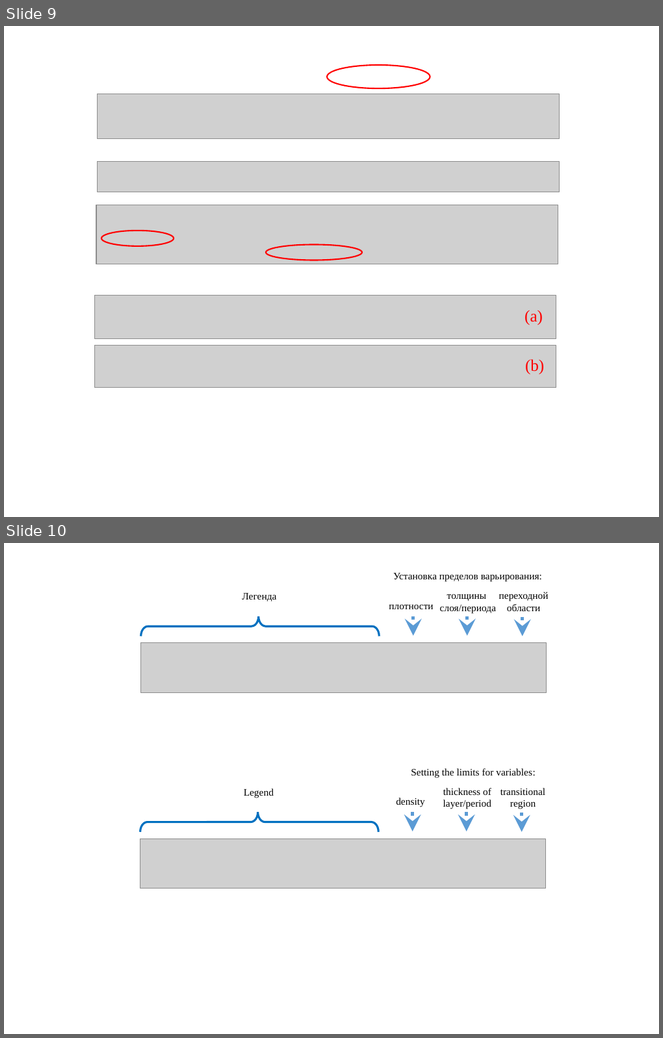
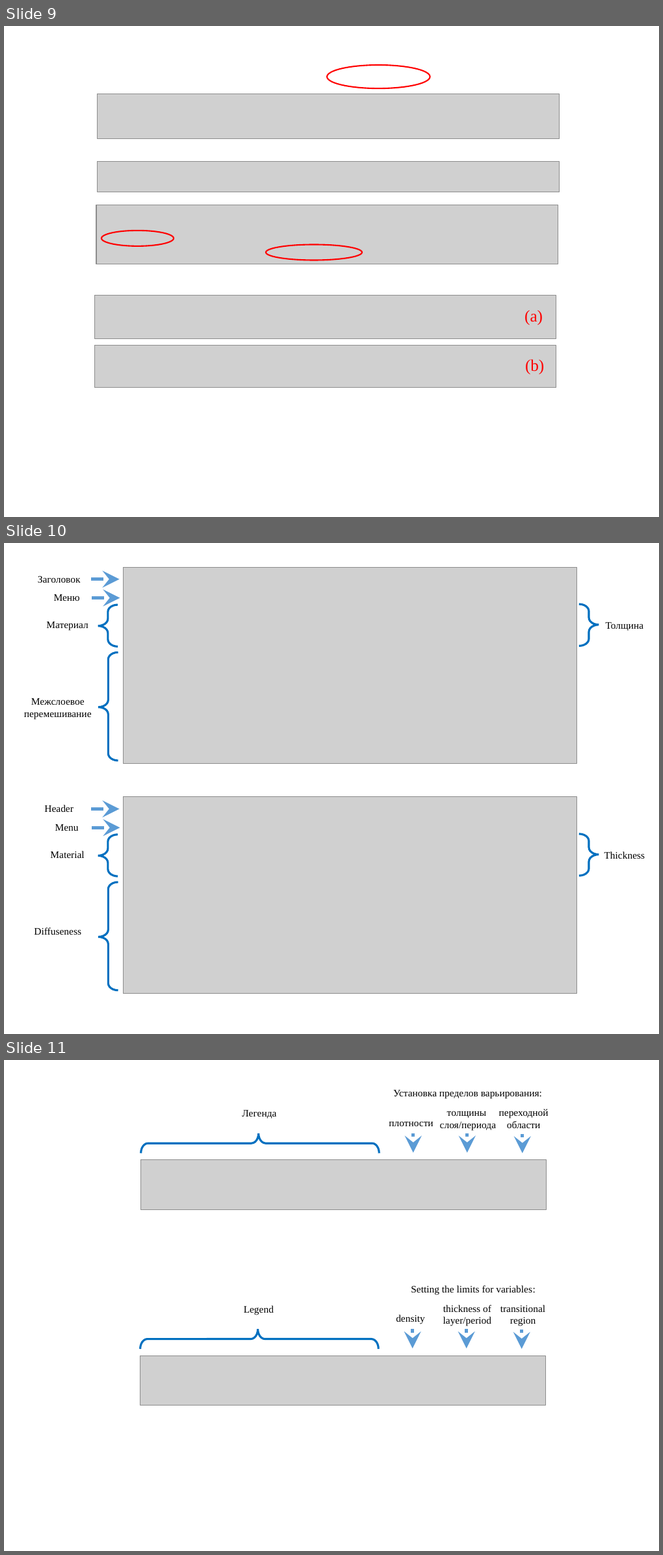
Before and after one commit to svech/Multifitting, a slide deck: manual/Pictures 2.0/Pictures 2.0.pptx. Shown one above the other, each under a label of ours: slides 9 and 10 before the commit, slides 9, 10 and 11 after it. The pictures are 663x1038 and 663x1555 pixels, drawn with LibreOffice and Linux fonts; fonts in the diff are those of the drawing; grey boxes stand for pictures. Boxes give left, top, right and bottom in pixels: in the first picture for what was removed or moved away, otherwise in the second. Text is boxed around its words. In the diff, an @@ line names an element or a change of style, - is before the commit and + after.

```diff
--- a/manual/Pictures 2.0/Pictures 2.0.pptx
+++ b/manual/Pictures 2.0/Pictures 2.0.pptx
@@ slide 10 added at box(4, 543, 659, 1034), background #FFFFFF @@
@@ group added at box(24, 567, 644, 764): 5 texts, 3 left braces, 2 arrows, 1 picture @@
+Заголовок
+Межслоевое перемешивание
+Материал
+Меню
+Толщина
@@ group added at box(34, 797, 646, 994): 5 texts, 3 left braces, 2 arrows, 1 picture @@
+Header
+Diffuseness
+Material
+Menu
+Thickness
@@ what was slide 10 is now slide 11 @@
```
Also in this commit, not shown: 1 other file.
